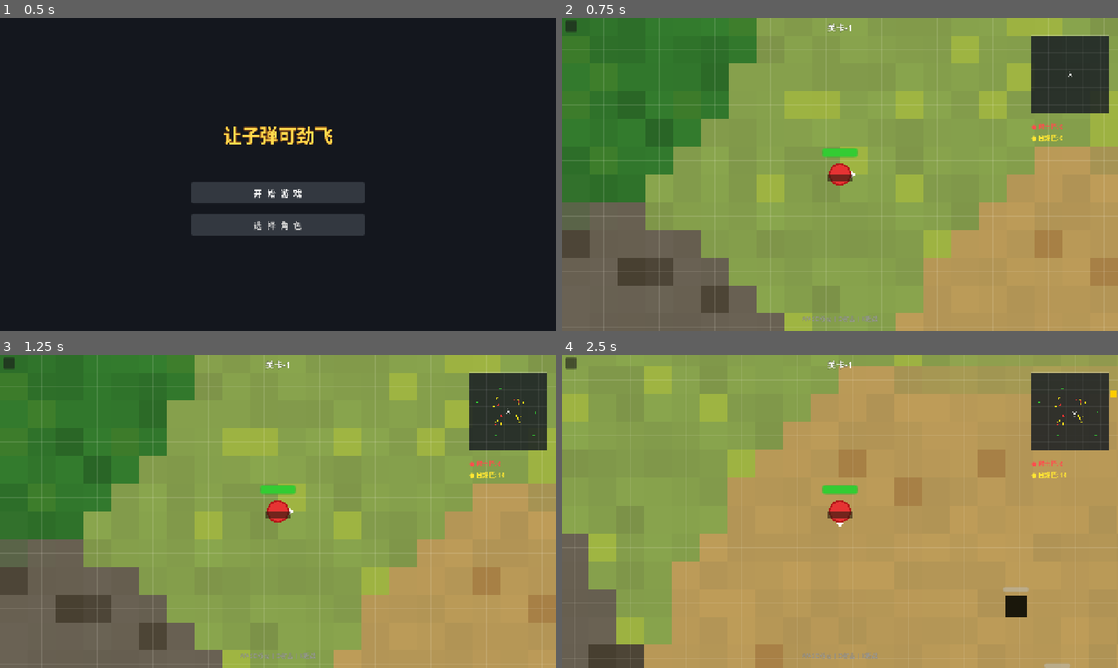
Above: before the commit, frames 1-4 (two rows, left to right).
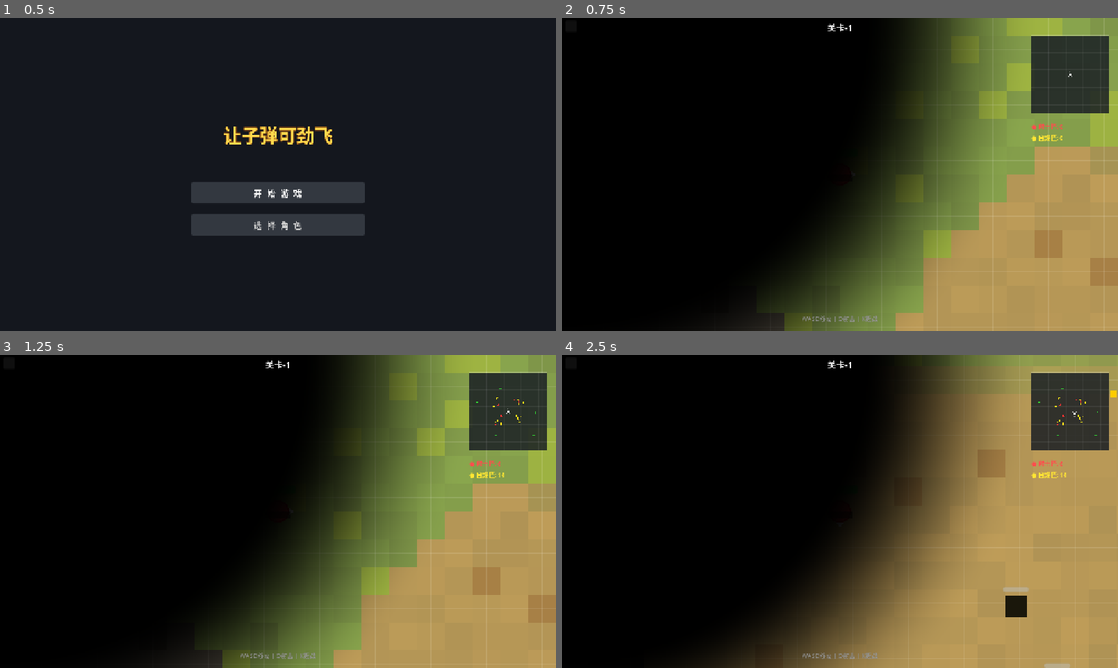
Above: after the commit, the same moments.

Repository: aikuangren/chiji
Game: Godot game, scene res://scenes/main_menu.tscn
Two runs of this game, one before a commit and one after it. Both use one fixed random seed, a clock stepped at 60 frames per second and the inputs below.
Inputs (mouse positions are in pixels of both pictures, inside the frame that each line leads up to):
- Up to frame 1 (0.5 s): no input
- Up to frame 2 (0.75 s): click "开 始 游 戏" at 0.5 s
- Up to frame 3 (1.25 s): no input
- Up to frame 4 (2.5 s): tap Enter (ui_accept) at 1.25, 1.52, 2.27 s; move the mouse to (962, 495) at 1.27 s; hold D 1.28-2.03 s; hold O 1.28-2.03 s; move the mouse to (728, 527) at 2.02 s; hold S from 2.03 s (still down); tap K at 2.1 s

Frame 1 is identical in both runs. In frame 2, 71% of the frame differs, in the area x 0-79%, y 0-100%; in frame 3, 71%; in frame 4, 71%.
Error after the commit: Invalid call. Nonexistent function 'unproject_position' in base 'Camera2D'. (res://scripts/game.gd:222)

Commit message:
feat: 战争迷雾 - 着色器实现圆形可见区域，外部黑暗

Diff:
--- a/scenes/main.tscn
+++ b/scenes/main.tscn
@@ -1,9 +1,10 @@
-[gd_scene load_steps=6 format=3 uid="uid://chiji_main"]
+[gd_scene load_steps=7 format=3 uid="uid://chiji_main"]
 
 [ext_resource type="Script" path="res://scripts/player.gd" id="1_player"]
 [ext_resource type="Script" path="res://scripts/game.gd" id="2_game"]
 [ext_resource type="Script" path="res://scripts/map_renderer.gd" id="3_map_renderer"]
 [ext_resource type="Script" path="res://scripts/minimap.gd" id="4_minimap"]
+[ext_resource type="Shader" path="res://shaders/fog.gdshader" id="5_fog_shader"]
 
 [sub_resource type="CircleShape2D" id="CircleShape2D_player"]
 radius = 12.0
@@ -14,6 +15,11 @@
 corner_radius_top_right = 2
 corner_radius_bottom_right = 2
 corner_radius_bottom_left = 2
+
+[sub_resource type="ShaderMaterial" id="ShaderMaterial_fog"]
+shader = ExtResource("5_fog_shader")
+shader_parameter/radius = 350.0
+shader_parameter/softness = 80.0
 
 [node name="Main" type="Node2D"]
 script = ExtResource("2_game")
@@ -81,6 +87,15 @@
 
 [node name="CanvasLayer" type="CanvasLayer" parent="."]
 
+[node name="Fog" type="ColorRect" parent="CanvasLayer"]
+anchors_preset = 15
+anchor_right = 1.0
+anchor_bottom = 1.0
+color = Color(0, 0, 0, 1)
+mouse_filter = 2
+material = SubResource("ShaderMaterial_fog")
+z_index = 10
+
 [node name="DamageOverlay" type="ColorRect" parent="CanvasLayer"]
 anchors_preset = 15
 anchor_right = 1.0
@@ -88,6 +103,7 @@
 color = Color(0.8, 0, 0, 0)
 mouse_filter = 2
 show_behind_parent = true
+z_index = 20
 
 [node name="LevelLabel" type="Label" parent="CanvasLayer"]
 anchors_preset = 5
@@ -104,6 +120,7 @@
 theme_override_colors/font_color = Color(1, 1, 1, 0.9)
 theme_override_colors/font_outline_color = Color(0, 0, 0, 0.7)
 theme_override_constants/outline_size = 2
+z_index = 30
 
 [node name="ExitButton" type="Button" parent="CanvasLayer"]
 anchors_preset = 9
@@ -114,6 +131,7 @@
 offset_right = 34.0
 offset_bottom = 32.0
 grow_vertical = 0
+z_index = 30
 
 [node name="MinimapContainer" type="MarginContainer" parent="CanvasLayer"]
 anchors_preset = 12
@@ -125,6 +143,7 @@
 offset_bottom = 230.0
 grow_horizontal = 0
 mouse_filter = 2
+z_index = 30
 
 [node name="Minimap" type="Control" parent="CanvasLayer/MinimapContainer"]
 custom_minimum_size = Vector2(180, 180)
@@ -141,6 +160,7 @@
 offset_bottom = 300.0
 grow_horizontal = 0
 mouse_filter = 2
+z_index = 30
 
 [node name="VBoxContainer" type="VBoxContainer" parent="CanvasLayer/EnemyCountPanel"]
 offset_right = 190.0
@@ -171,6 +191,7 @@
 horizontal_alignment = 2
 theme_override_font_sizes/font_size = 14
 theme_override_colors/font_color = Color(0.2, 0.6, 1.0, 1)
+z_index = 30
 
 [node name="HintLabel" type="Label" parent="CanvasLayer"]
 anchors_preset = 7
@@ -190,3 +211,4 @@
 theme_override_colors/font_color = Color(0.7, 0.7, 0.7, 0.7)
 theme_override_colors/font_outline_color = Color(0, 0, 0, 0.4)
 theme_override_constants/outline_size = 1
+z_index = 30
--- a/scripts/game.gd
+++ b/scripts/game.gd
@@ -92,6 +92,7 @@
 	if game_over:
 		return
 
+	_update_fog()
 	_update_ui()
 	_check_player_death()
 	_check_victory()
@@ -211,3 +212,12 @@
 		body.position = Vector2(wall[0], wall[1])
 		body.add_child(shape)
 		map_boundary.add_child(body)
+
+# 更新战争迷雾 - 传入玩家屏幕位置到着色器
+func _update_fog():
+	var fog = $CanvasLayer/Fog
+	if fog and fog.material is ShaderMaterial:
+		var camera = get_viewport().get_camera_2d()
+		if camera and is_instance_valid(player):
+			var screen_pos = camera.unproject_position(player.global_position)
+			fog.material.set_shader_parameter("player_pos", screen_pos)
--- /dev/null
+++ b/shaders/fog.gdshader
@@ -0,0 +1,19 @@
+shader_type canvas_item;
+
+uniform vec2 player_pos;
+uniform float radius = 350.0;
+uniform float softness = 80.0;
+
+void fragment() {
+	// FRAGCOORD 是屏幕像素坐标 (0,0) 到 (viewport_w, viewport_h)
+	// player_pos 是玩家在屏幕上的像素位置
+
+	vec2 uv = FRAGCOORD.xy;
+	float dist = distance(uv, player_pos);
+
+	// 在玩家周围圆形区域内透明，外部黑色
+	float alpha = smoothstep(radius + softness, radius - softness, dist);
+	alpha = clamp(alpha, 0.0, 1.0);
+
+	COLOR = vec4(0.0, 0.0, 0.0, alpha);
+}
